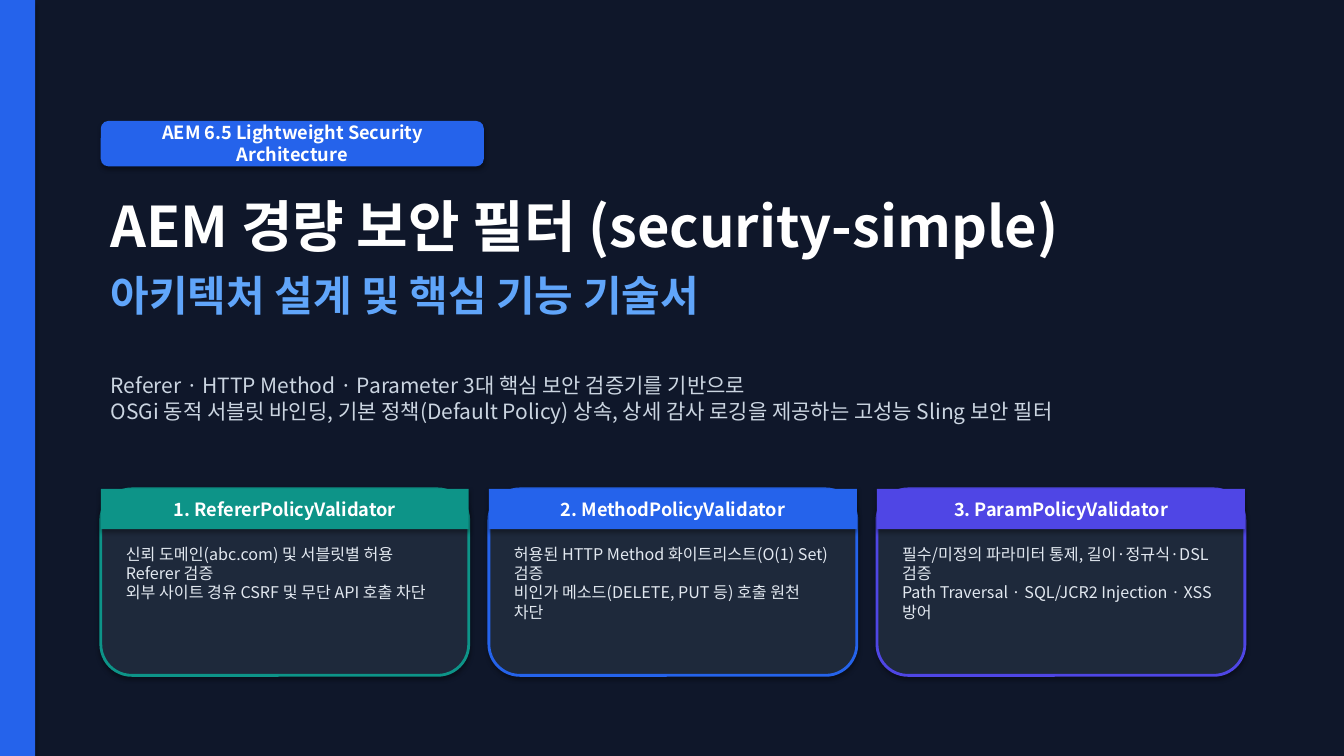
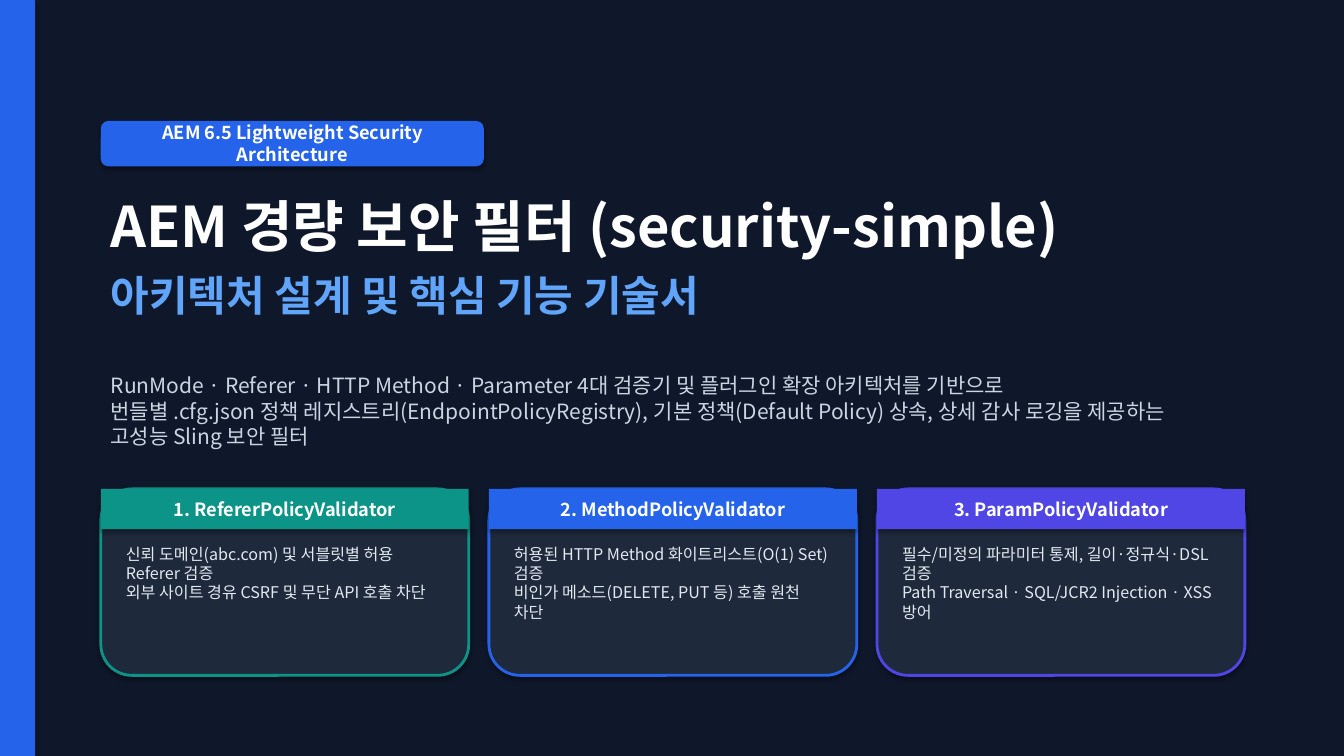
Before and after one commit to suafafa/security-simple, a slide deck: slide 1 of docs/AEM_Security_Simple_Architecture_Guide.pptx. Drawn at 1344x756 pixels with LibreOffice and Linux fonts; fonts in the diff are those of the drawing. Boxes give left, top, right and bottom in pixels: in the first picture for what was removed or moved away, otherwise in the second. Text is boxed around its words. In the diff, an @@ line names an element or a change of style, - is before the commit and + after.

Commit message:
feat: Add pluggable PolicyValidator architecture with AbstractPolicyValidator, RunModePolicyValidator, and updated docs/PPT

```diff
--- a/docs/AEM_Security_Simple_Architecture_Guide.pptx
+++ b/docs/AEM_Security_Simple_Architecture_Guide.pptx
@@ text at (111, 375, 1165, 449): text changed @@
-Referer · HTTP Method · Parameter 3대 핵심 보안 검증기를 기반으로
-OSGi 동적 서블릿 바인딩, 기본 정책(Default Policy) 상속, 상세 감사 로깅을 제공하는 고성능 Sling 보안 필터
+RunMode · Referer · HTTP Method · Parameter 4대 검증기 및 플러그인 확장 아키텍처를 기반으로
+번들별 .cfg.json 정책 레지스트리(EndpointPolicyRegistry), 기본 정책(Default Policy) 상속, 상세 감사 로깅을 제공하는 고성능 Sling 보안 필터
```
Also in this commit, not shown: 5 other slides changed, 15 other files.
